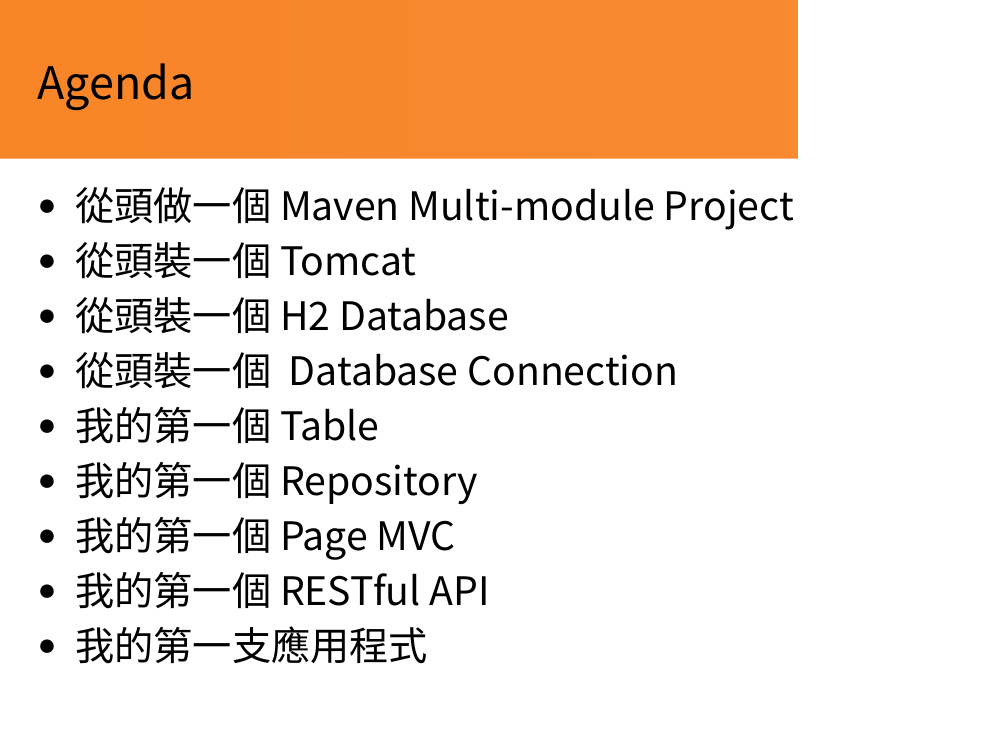
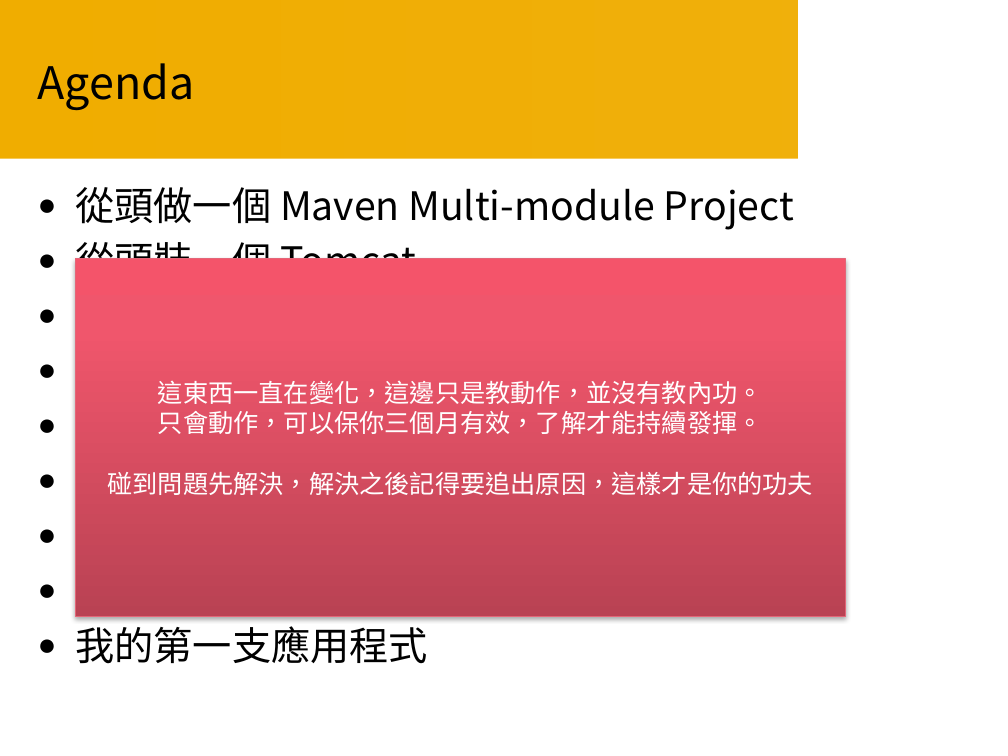
Before and after one commit to Smoker21/Course, a slide deck: slide 2 of Course05/Java Course 05.pptx. Drawn at 1008x756 pixels with LibreOffice and Linux fonts; fonts in the diff are those of the drawing; background and template pictures are left out. Boxes give left, top, right and bottom in pixels: in the first picture for what was removed or moved away, otherwise in the second. Text is boxed around its words. In the diff, an @@ line names an element or a change of style, - is before the commit and + after.

```diff
--- a/Course05/Java Course 05.pptx
+++ b/Course05/Java Course 05.pptx
@@ rectangle at (x1=0, y1=0, x2=797, y2=158): fill gradient #F88528 to gradient #F0AD00 @@
@@ rectangle added at (x1=76, y1=259, x2=846, y2=616), fill gradient #B94353 to #F1576C to #F5546B, outline #E46778 0.75 pt, 18 pt, text #FFFFFF @@
+這東西一直在變化，這邊只是教動作，並沒有教內功。
+只會動作，可以保你三個月有效，了解才能持續發揮。
+碰到問題先解決，解決之後記得要追出原因，這樣才是你的功夫
```
Also in this commit, not shown: 2 other slides changed, 27 slides added, 2 slides removed, 3 other files.
